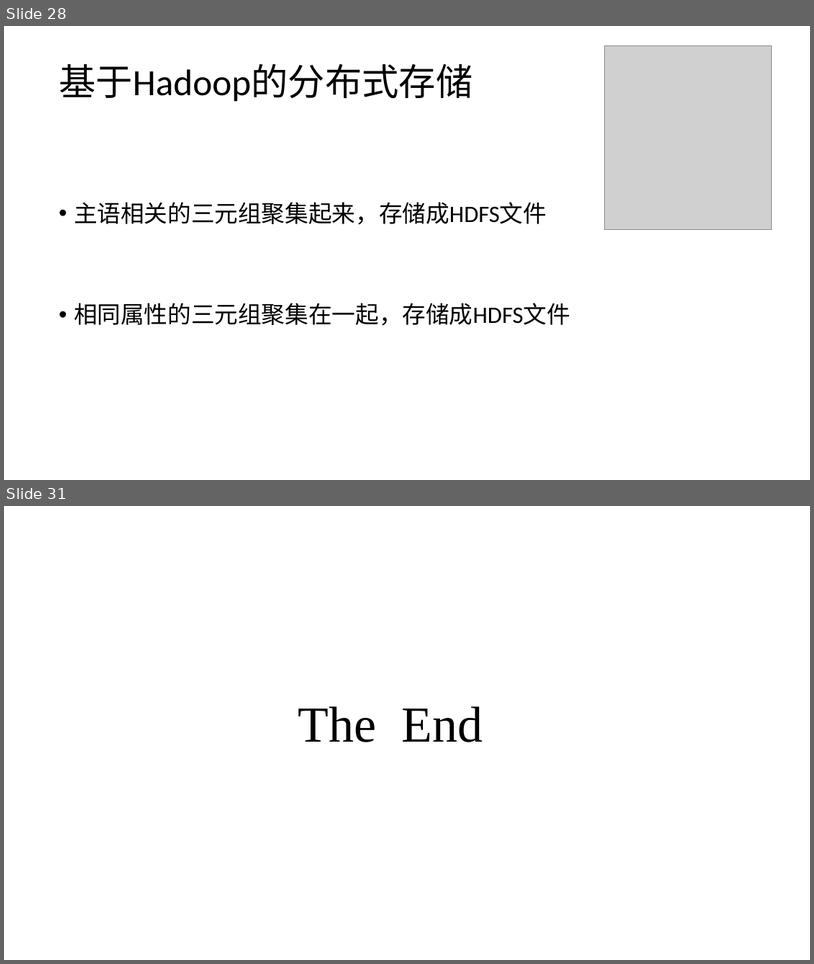
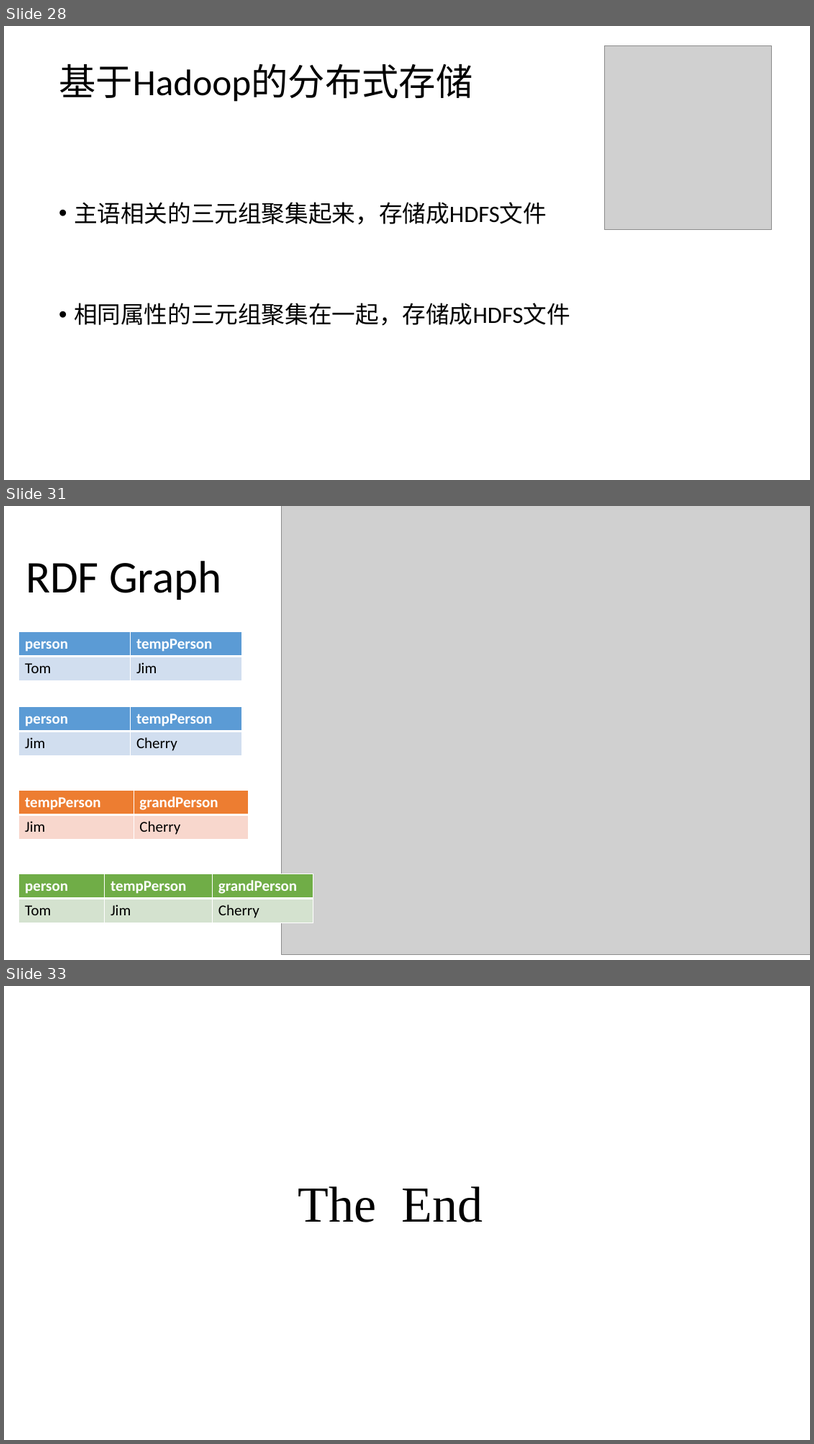
Before and after one commit to zyxdSTU/presetation, a slide deck: 知识图谱存储与查询/知识图谱的查询与存储.pptx. Shown one above the other, each under a label of ours: slides 28 and 31 before the commit, slides 28, 31 and 33 after it; the slides between them are not shown. The pictures are 814x964 and 814x1444 pixels, drawn with LibreOffice and Linux fonts; fonts in the diff are those of the drawing; grey boxes stand for pictures. Boxes give left, top, right and bottom in pixels: in the first picture for what was removed or moved away, otherwise in the second. Text is boxed around its words. In the diff, an @@ line names an element or a change of style, - is before the commit and + after.

```diff
--- a/知识图谱存储与查询/知识图谱的查询与存储.pptx
+++ b/知识图谱存储与查询/知识图谱的查询与存储.pptx
@@ slide 31 added at bbox=[4, 506, 810, 960], background #FFFFFF @@
@@ picture added at bbox=[282, 506, 810, 955] @@
@@ text added at bbox=[26, 561, 222, 600], 54 pt, text #000000 @@
+RDF Graph
@@ table added at bbox=[19, 632, 242, 681], 2 rows, 2 columns @@
+person | tempPerson
+Tom | Jim
@@ table added at bbox=[19, 706, 242, 755], 2 rows, 2 columns @@
+person | tempPerson
+Jim | Cherry
@@ table added at bbox=[19, 790, 249, 839], 2 rows, 2 columns @@
+tempPerson | grandPerson
+Jim | Cherry
@@ table added at bbox=[19, 874, 313, 923], 2 rows, 3 columns @@
+person | tempPerson | grandPerson
+Tom | Jim | Cherry
@@ what was slide 31 is now slide 33 @@
```
Also in this commit, not shown: 3 slides changed, 3 other slides added, 2 slides removed, 2 other files.
